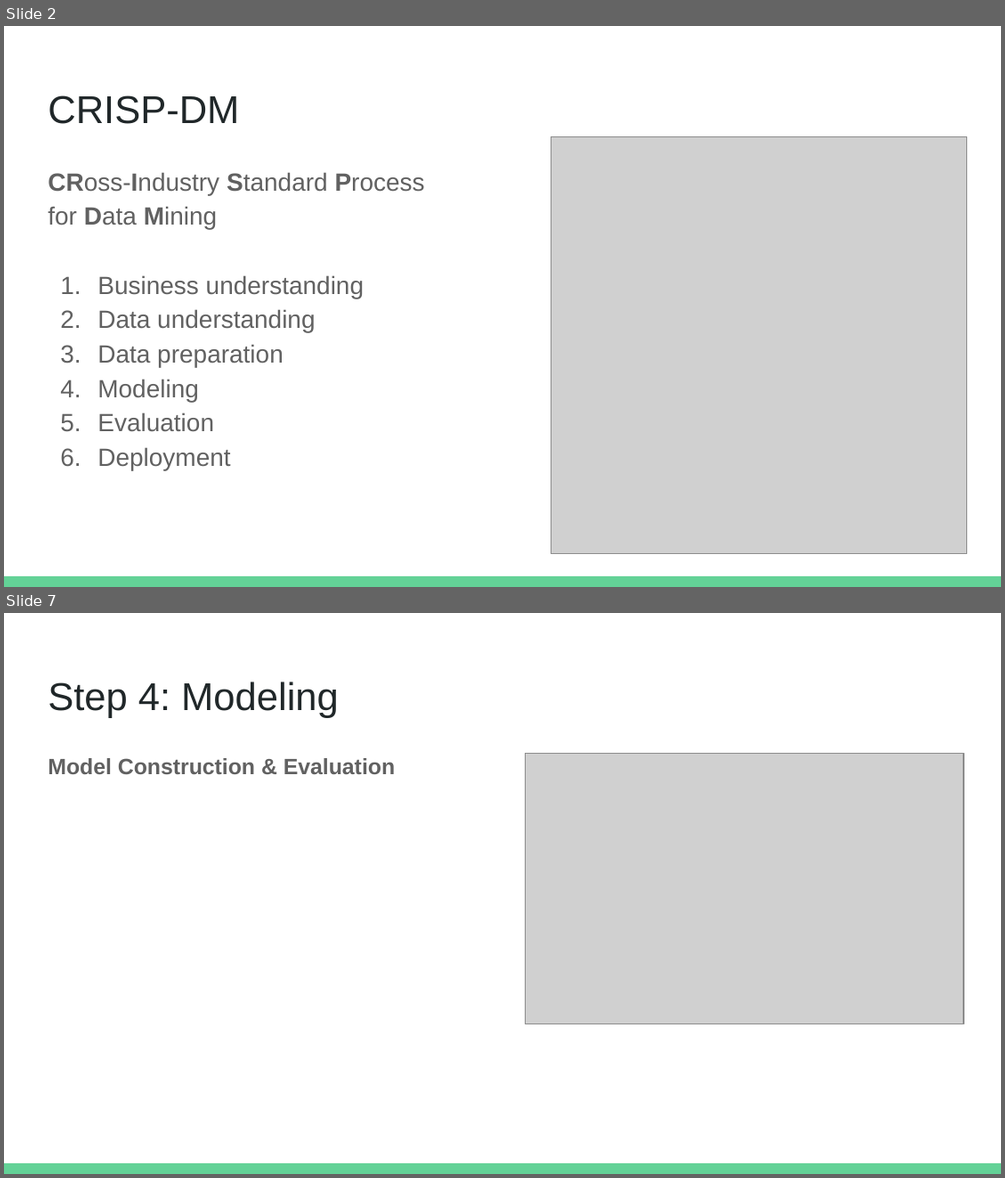
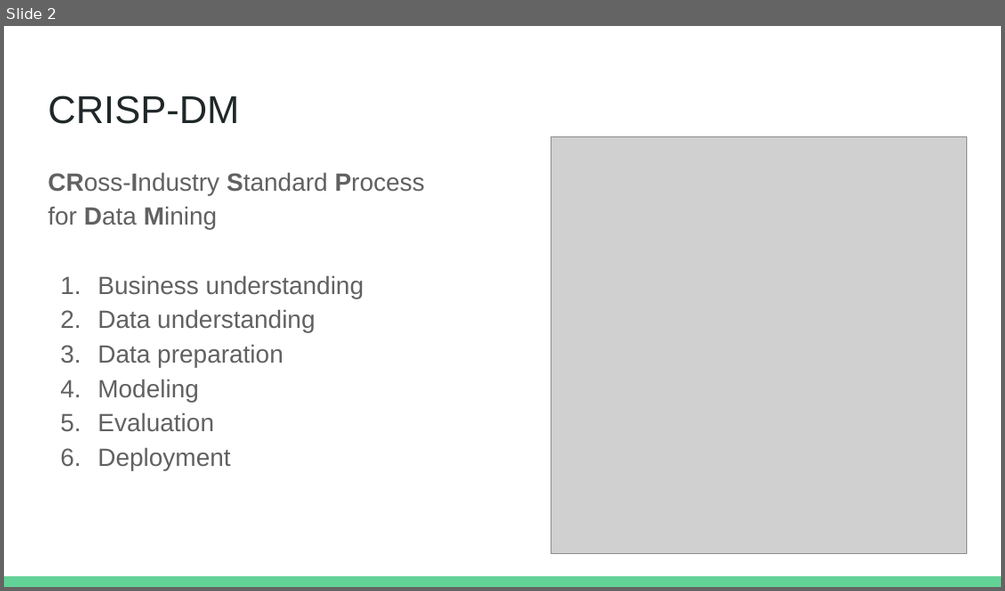
Before and after one commit to AshleyWWW/qhacks2019, a slide deck: Our Presentation.pptx. Shown one above the other, each under a label of ours: slides 2 and 7 before the commit, slide 2 after it; the slides between them are not shown. The pictures are 1005x1178 and 1005x591 pixels, drawn with LibreOffice and Linux fonts; fonts in the diff are those of the drawing; grey boxes stand for pictures. Boxes give left, top, right and bottom in pixels: in the first picture for what was removed or moved away, otherwise in the second. Text is boxed around its words. In the diff, an @@ line names an element or a change of style, - is before the commit and + after.

Commit message:
Add files via upload
One slide left.....please add model details

```diff
--- a/Our Presentation.pptx
+++ b/Our Presentation.pptx
@@ slide 7 removed at [4,613,1001,1174], background #FFFFFF; not listed: 1 template element that a slide beside it also shows @@
@@ title removed at [48,682,339,718] @@
-Step 4: Modeling
@@ text removed at [48,758,395,774] @@
-Model Construction & Evaluation
@@ picture removed at [526,753,964,1023] @@
```
Also in this commit, not shown: 6 slides changed, 2 other slides removed.
